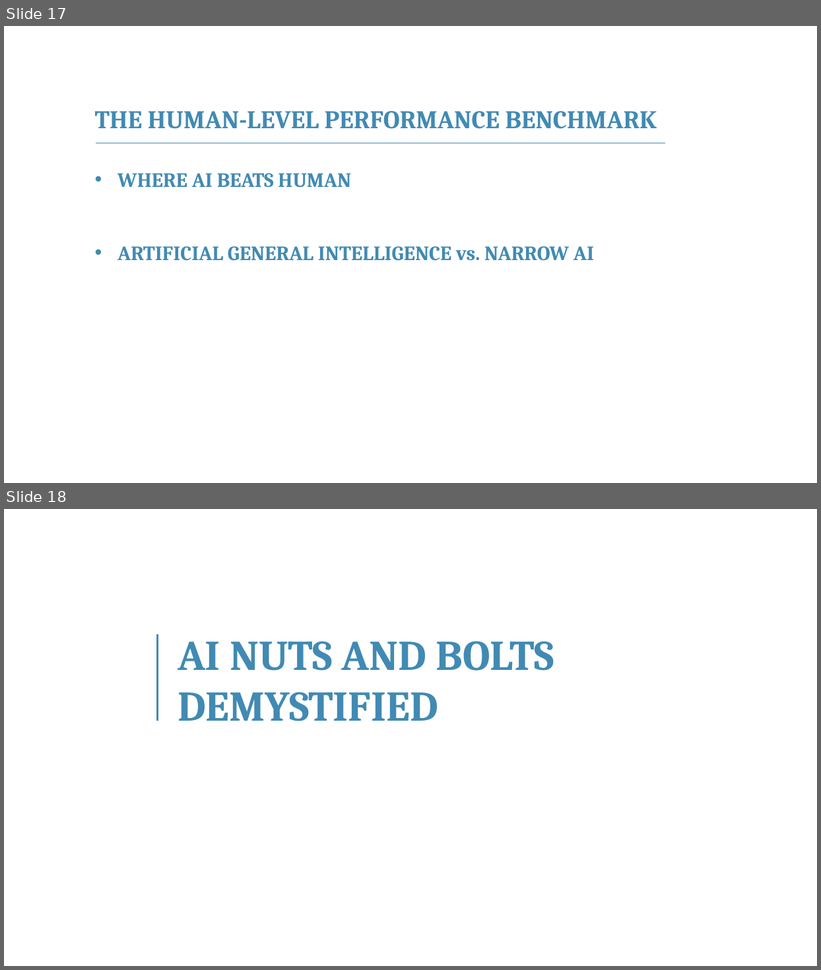
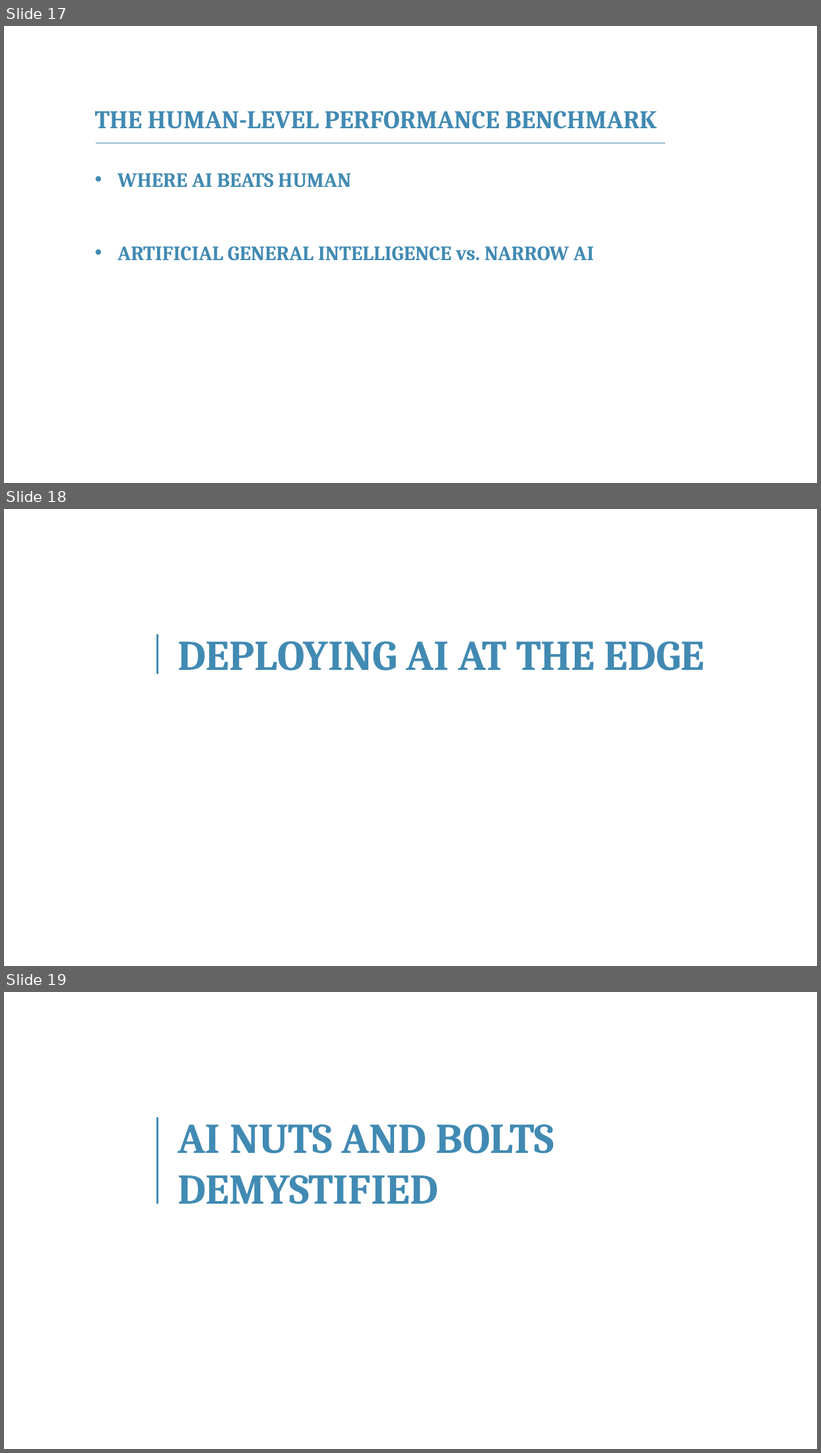
Before and after one commit to franckalbinet/itu-eaco-zanzibar-12-2018, a slide deck: presentations/session-5-application-of-ai.pptx. Shown one above the other, each under a label of ours: slides 17 and 18 before the commit, slides 17, 18 and 19 after it. The pictures are 821x970 and 821x1453 pixels, drawn with LibreOffice and Linux fonts; fonts in the diff are those of the drawing; background and template pictures are left out. Boxes give left, top, right and bottom in pixels: in the first picture for what was removed or moved away, otherwise in the second. Text is boxed around its words. In the diff, an @@ line names an element or a change of style, - is before the commit and + after.

```diff
--- a/presentations/session-5-application-of-ai.pptx
+++ b/presentations/session-5-application-of-ai.pptx
@@ slide 18 added at bbox=[4, 509, 817, 966], background #FFFFFF @@
@@ line added from (158, 634) to (158, 674), #418AB3 3 pt @@
@@ text added at bbox=[178, 641, 705, 671], 50 pt, text #418AB3, bold @@
+DEPLOYING AI AT THE EDGE
@@ what was slide 18 is now slide 19 @@
```
Also in this commit, not shown: 1 slide changed, 2 other slides added, 1 slide removed, 3 other files.
